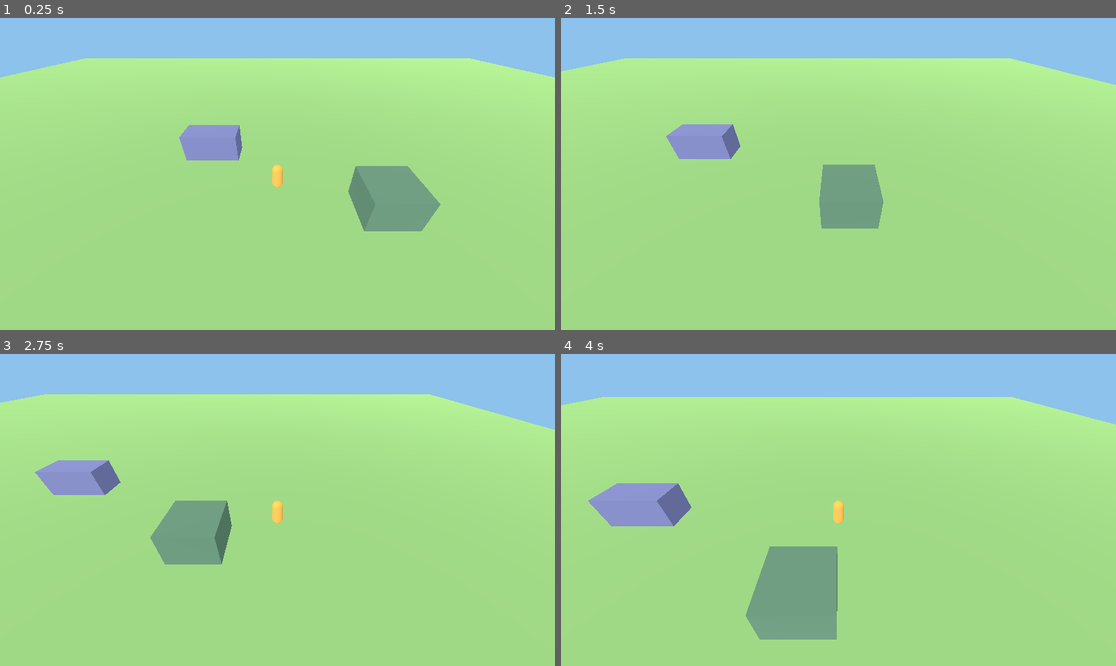
Above: before the commit, frames 1-4 (two rows, left to right).
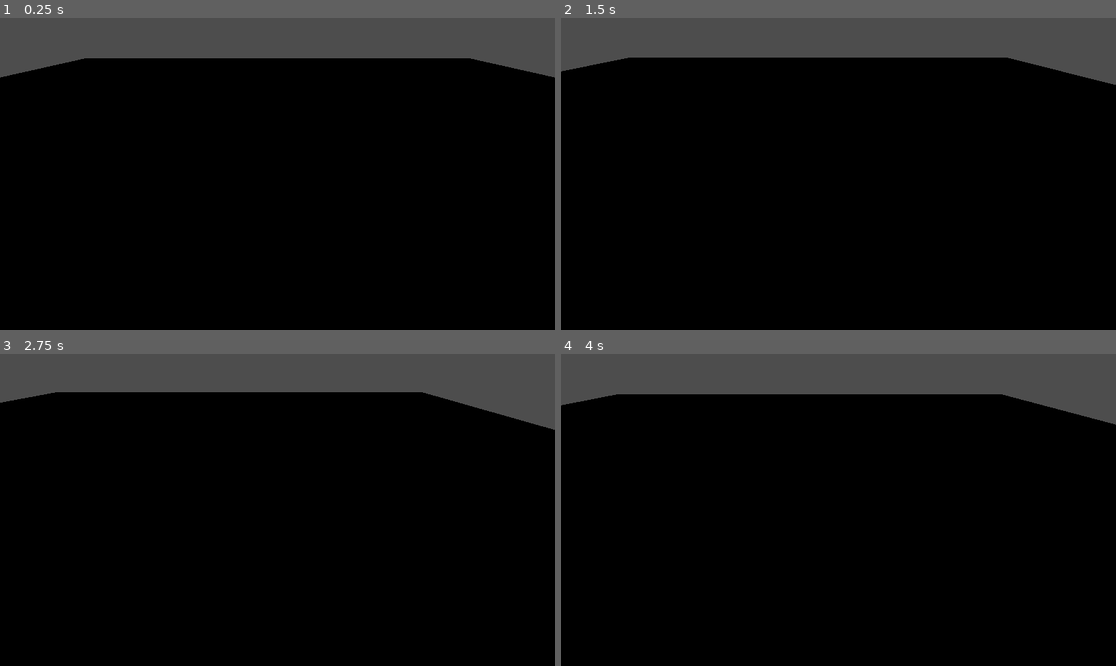
Above: after the commit, the same moments.

Repository: saitamOsirb/digital-wolrd-1
Game: Godot game, scene res://scenes/world.tscn
Two runs of this game, one before a commit and one after it. Both use one fixed random seed, a clock stepped at 60 frames per second and the inputs below.
Inputs:
- Up to frame 1 (0.25 s): no input
- Up to frame 2 (1.5 s): tap Enter at 0.5 s; hold Right (ui_right) 0.53-1.28 s; hold Shift 0.53-1.28 s; hold Down (ui_down) from 1.28 s (still down); tap Shift at 1.35 s
- Up to frame 3 (2.75 s): tap Space at 2 s; release Down (ui_down) at 2.03 s; hold Right (ui_right) from 2.03 s (still down); hold Shift from 2.03 s (still down)
- Up to frame 4 (4 s): release Right (ui_right) at 2.78 s; release Shift at 2.78 s; hold Up (ui_up) 2.78-3.53 s; tap Shift at 2.85 s; hold Left (ui_left) from 3.53 s (still down); hold Shift from 3.53 s (still down)

The runs differ from the first frame. In frame 1, 100% of the frame differs, in the area x 0-100%, y 0-100%; in frame 2, 100%; in frame 3, 100%; in frame 4, 100%.
Error after the commit: Parse Error: Cannot infer the type of "road" variable because the value doesn't have a set type. (res://scripts/map_renderer.gd:36)

Commit message:
feat: display composited map during Godot exploration

Diff:
--- a/client-godot/scripts/world.gd
+++ b/client-godot/scripts/world.gd
@@ -2,12 +2,12 @@
 
 const CollisionMap = preload("res://scripts/collision_loader.gd")
 const DIAGNOSTIC_FILE = "res://assets/diagnostic/collision.json"
-const TexturePreview = preload("res://scripts/texture_preview.gd")
+const MapRenderer = preload("res://scripts/map_renderer.gd")
 
 # Synthetic 3D test map. Does NOT reproduce an original DW1 stage.
 func _ready() -> void:
     _add_floor()
-    add_child(TexturePreview.new())
+    add_child(MapRenderer.new())
     var imported: Array[Dictionary] = CollisionMap.load_map(DIAGNOSTIC_FILE)
     if imported.is_empty():
         _add_block(Vector3(6, 1.0, 2), Vector3(3, 2, 3), Color(0.36, 0.51, 0.41))
